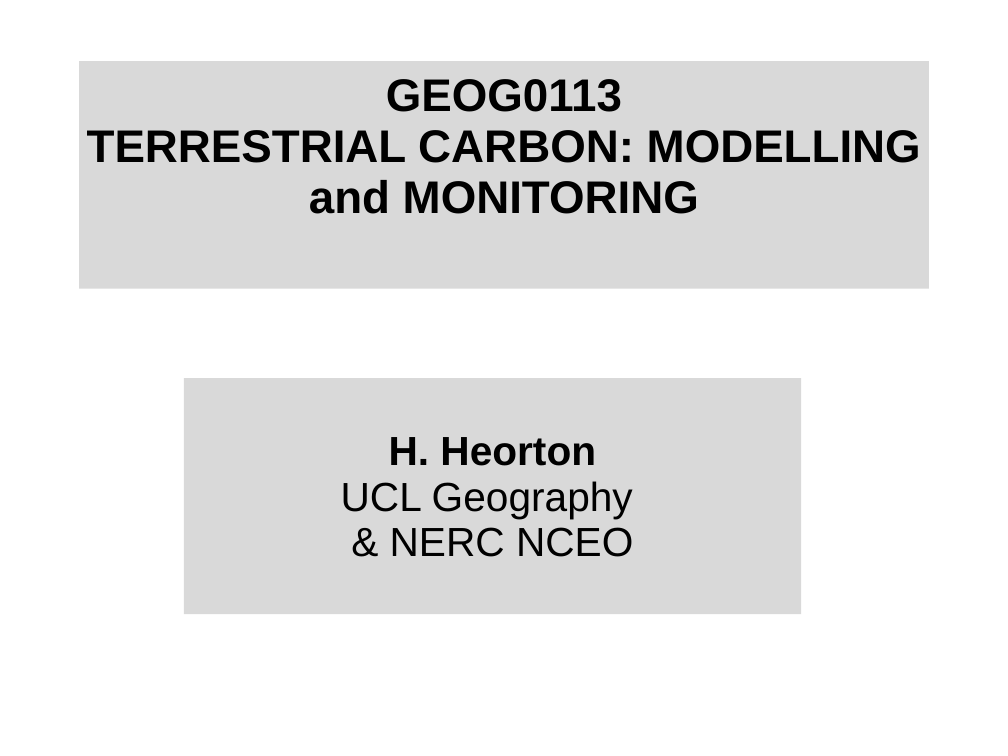
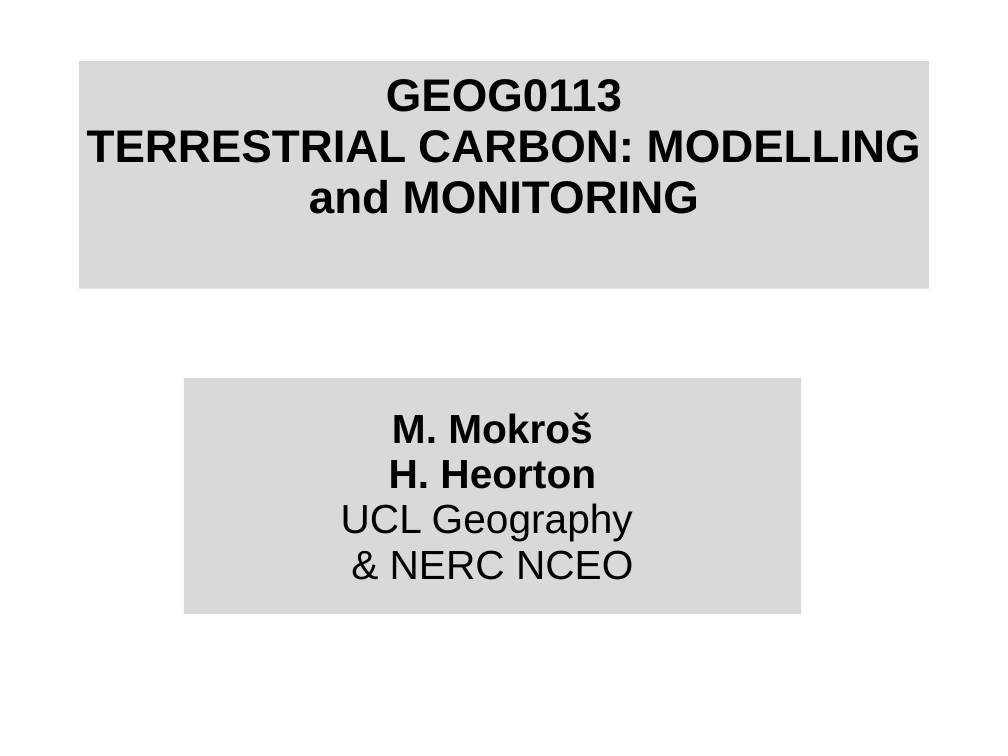
Before and after one commit to UCL-EO/geog0133, a slide deck: slide 1 of docs/ppt/GEOG0113-001.pptx. Drawn at 1008x756 pixels with LibreOffice and Linux fonts; fonts in the diff are those of the drawing; background and template pictures are left out. Boxes give left, top, right and bottom in pixels: in the first picture for what was removed or moved away, otherwise in the second. Text is boxed around its words. In the diff, an @@ line names an element or a change of style, - is before the commit and + after.

```diff
--- a/docs/ppt/GEOG0113-001.pptx
+++ b/docs/ppt/GEOG0113-001.pptx
@@ subtitle at <box>392,412,592,444</box>: paragraph added @@
+M. Mokroš
```
Also in this commit, not shown: 4 other slides changed.
